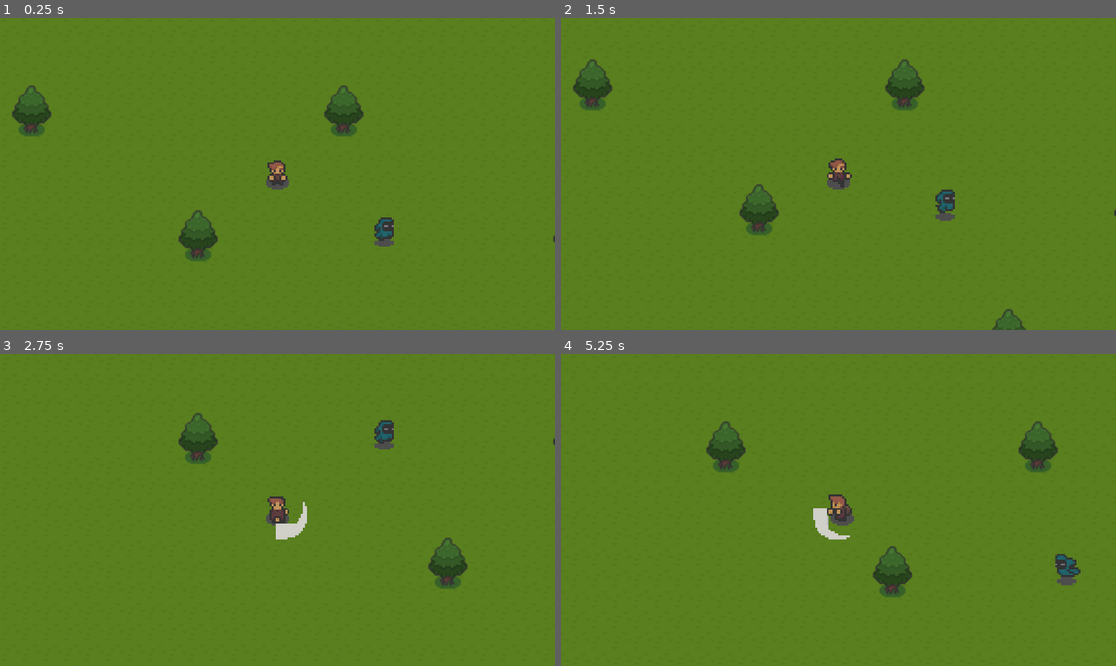
Above: before the commit, frames 1-4 (two rows, left to right).
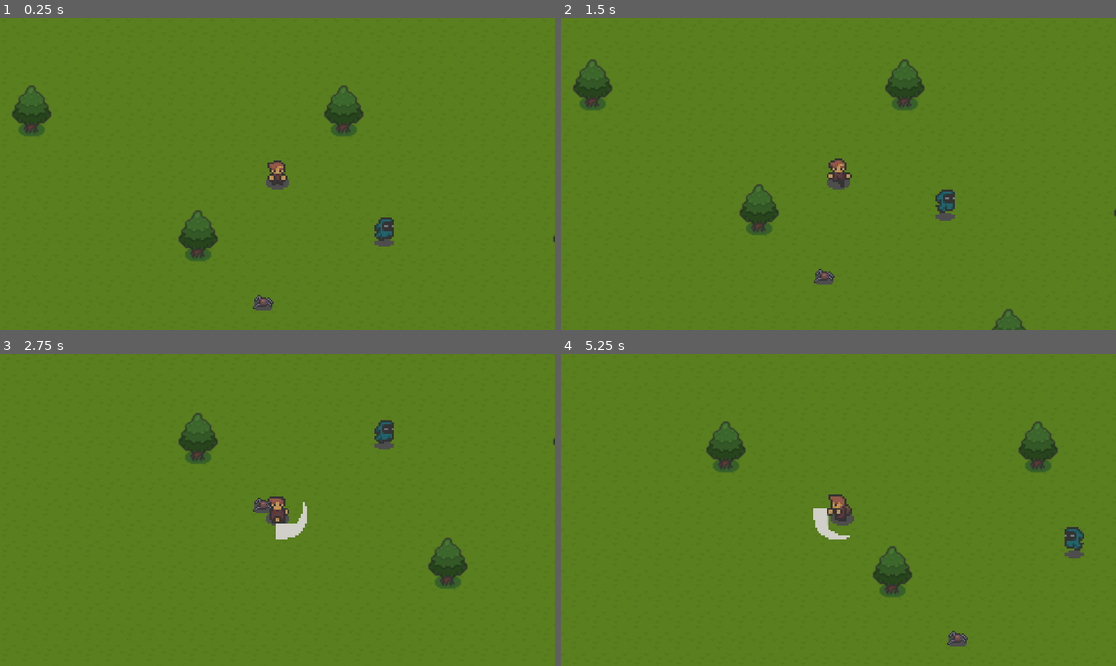
Above: after the commit, the same moments.

Repository: lgraham076/topdownadventurer
Game: Godot game, scene res://scenes/game.tscn
Same seed, same stepped clock (60 frames per second), same inputs: the game is played once before the commit and once after it.
Inputs:
- Up to frame 1 (0.25 s): no input
- Up to frame 2 (1.5 s): hold Right (move_right) 0.53-1.28 s; hold Space (attack) 0.53-1.28 s; hold Down (move_down) from 1.28 s (still down); tap Space (attack) at 1.35 s
- Up to frame 3 (2.75 s): release Down (move_down) at 2.03 s; hold Right (move_right) from 2.03 s (still down); hold Space (attack) from 2.03 s (still down)
- Up to frame 4 (5.25 s): release Right (move_right) at 2.78 s; release Space (attack) at 2.78 s; hold Up (move_up) 2.78-3.53 s; tap Space (attack) at 2.85, 4.35 s; hold Space (attack) 3.53-4.28 s; hold Left (move_left) 3.53-5.03 s; hold Down (move_down) from 5.03 s (still down); hold Space (attack) from 5.03 s (still down)

The runs differ from the first frame. In frame 1, 0.1% of the frame differs, in the area x 45-50%, y 88-94%; in frame 2, 0.1%; in frame 3, 0.1%; in frame 4, 0.8%, in the area x 69-95%, y 55-94%.

Commit message:
Made animated sprite variable

Diff:
--- a/scenes/enemies/phantom.tscn
+++ b/scenes/enemies/phantom.tscn
@@ -367,9 +367,10 @@
 [sub_resource type="CircleShape2D" id="CircleShape2D_4dvop"]
 radius = 6.0
 
-[node name="Phantom" type="CharacterBody2D"]
+[node name="Phantom" type="CharacterBody2D" node_paths=PackedStringArray("sprite")]
 texture_filter = 1
 script = ExtResource("1_yynti")
+sprite = NodePath("AnimatedSprite2D")
 
 [node name="AnimatedSprite2D" type="AnimatedSprite2D" parent="."]
 sprite_frames = SubResource("SpriteFrames_jd862")
--- a/scenes/enemies/spider.tscn
+++ b/scenes/enemies/spider.tscn
@@ -1,9 +1,12 @@
-[gd_scene load_steps=27 format=3 uid="uid://co2mo2viaheoh"]
+[gd_scene load_steps=30 format=3 uid="uid://co2mo2viaheoh"]
 
 [ext_resource type="Texture2D" uid="uid://ccd6782stn7pp" path="res://assets/Enemies/Spider/spider_death_anim_all_dir_strip_8.png" id="1_8u018"]
 [ext_resource type="Texture2D" uid="uid://6ycefwm4l5xt" path="res://assets/Enemies/Spider/spider_hit_anim_all_dir_strip_4.png" id="2_hrxw3"]
 [ext_resource type="Texture2D" uid="uid://d2gifp858mmd" path="res://assets/Enemies/Spider/spider_idle_anim_all_dir_strip_4.png" id="3_mysqn"]
 [ext_resource type="Texture2D" uid="uid://c53ad78wbq6dw" path="res://assets/Enemies/Spider/spider_run_anim_all_dir_strip_4.png" id="4_q2ev6"]
+[ext_resource type="Script" uid="uid://bueubrlel5o3d" path="res://scripts/utils/hitbox.gd" id="5_mf3vg"]
+[ext_resource type="Script" uid="uid://cm12jcsokry51" path="res://scripts/utils/states/statemachine.gd" id="6_5s4wc"]
+[ext_resource type="Script" uid="uid://cmexo0io648sh" path="res://scripts/utils/states/wander.gd" id="7_t7m53"]
 
 [sub_resource type="AtlasTexture" id="AtlasTexture_4kbua"]
 atlas = ExtResource("1_8u018")
@@ -171,14 +174,28 @@
 [sub_resource type="CircleShape2D" id="CircleShape2D_4dvop"]
 radius = 6.0
 
-[node name="Phantom" type="CharacterBody2D"]
+[node name="Spider" type="CharacterBody2D"]
 
 [node name="AnimatedSprite2D" type="AnimatedSprite2D" parent="."]
 texture_filter = 1
 sprite_frames = SubResource("SpriteFrames_sa813")
-animation = &"death"
-frame_progress = 0.466034
-
-[node name="CollisionShape2D" type="CollisionShape2D" parent="."]
+animation = &"run"
+frame_progress = 0.189464
+
+[node name="Hitbox" type="Area2D" parent="AnimatedSprite2D"]
+script = ExtResource("5_mf3vg")
+metadata/_custom_type_script = "uid://bueubrlel5o3d"
+
+[node name="CollisionShape2D" type="CollisionShape2D" parent="AnimatedSprite2D/Hitbox"]
 position = Vector2(0, -1)
 shape = SubResource("CircleShape2D_4dvop")
+
+[node name="StateMachine" type="Node" parent="." node_paths=PackedStringArray("initial_state")]
+script = ExtResource("6_5s4wc")
+initial_state = NodePath("Wander")
+metadata/_custom_type_script = "uid://cm12jcsokry51"
+
+[node name="Wander" type="Node" parent="StateMachine" node_paths=PackedStringArray("enemy")]
+script = ExtResource("7_t7m53")
+enemy = NodePath("../..")
+metadata/_custom_type_script = "uid://cmexo0io648sh"
--- a/scenes/game.tscn
+++ b/scenes/game.tscn
@@ -1,8 +1,9 @@
-[gd_scene load_steps=4 format=3 uid="uid://mvi88anempkr"]
+[gd_scene load_steps=5 format=3 uid="uid://mvi88anempkr"]
 
 [ext_resource type="PackedScene" uid="uid://bubjg2yhpc3lt" path="res://scenes/player.tscn" id="1_3cna3"]
 [ext_resource type="PackedScene" uid="uid://216ssji80pha" path="res://scenes/main_town.tscn" id="2_rffa8"]
 [ext_resource type="PackedScene" uid="uid://djxf4x73mkp17" path="res://scenes/enemies/phantom.tscn" id="3_46tuf"]
+[ext_resource type="PackedScene" uid="uid://co2mo2viaheoh" path="res://scenes/enemies/spider.tscn" id="4_lbhrr"]
 
 [node name="Game" type="Node"]
 
@@ -19,3 +20,6 @@
 [node name="Phantom" parent="." instance=ExtResource("3_46tuf")]
 position = Vector2(423, 228)
 scale = Vector2(1.5, 1.5)
+
+[node name="Spider2" parent="." instance=ExtResource("4_lbhrr")]
+position = Vector2(330, 283)
--- a/scripts/phantom.gd
+++ b/scripts/phantom.gd
@@ -1,4 +1,6 @@
 class_name Enemy extends CharacterBody2D
+
+@export var sprite : AnimatedSprite2D
 
 const DEFAULT_DIRECTION := "right"
 const DEFAULT_ACTION := "idle"
@@ -14,9 +16,9 @@
 	$Hitbox.death.connect(death)
 
 func animate()->void:
-	$AnimatedSprite2D.animation = get_directedaction()
-	$AnimatedSprite2D.play()
-	await $AnimatedSprite2D.animation_finished
+	sprite.animation = get_directedaction()
+	sprite.play()
+	await sprite.animation_finished
 
 	if action == "death":
 		queue_free()
